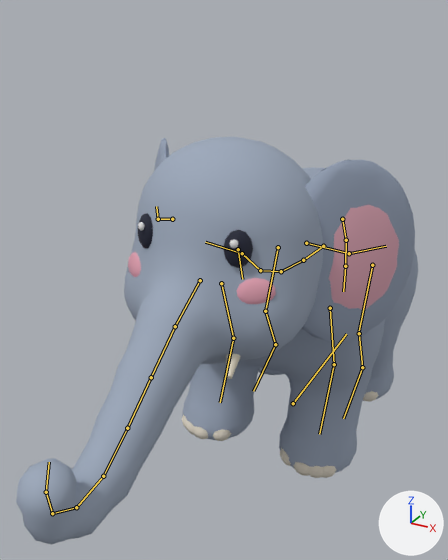
What one commit did to the glTF model public/models/zoo-3d/elephant.glb.
Before and after are seen from a camera (50 mm lens) standing at (1.3, -3.36, 2.49) and looking at (-0.13, -0.75, 1.19). The lights are fixed; the arrows at lower right show +X, +Y and +Z. The older version comes first. Both versions are drawn at frame 47 of the action 'Bath'; the numbers are the values there. The bones that change, and the others that lie on the model, are drawn over the model as lines.

In view in the first picture: 'elephant'.
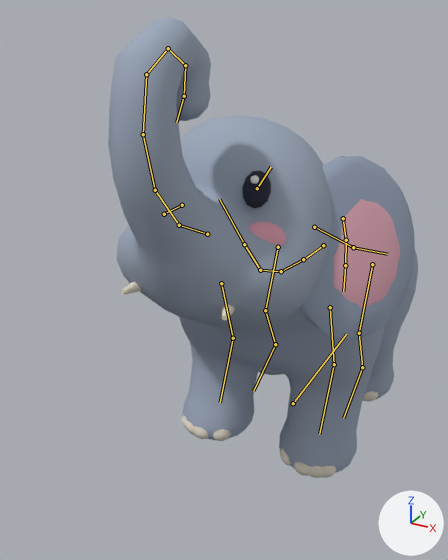
Pixel boxes (x1, y1, x2, y2) of what changed, in the pictures (448 x 560 px):
'elephant', posed (23% narrower, 13% taller): before (16, 136, 418, 544); after (108, 17, 418, 478)
bone 'neck', root to tip: before (260, 270) to (242, 253); after (260, 270) to (244, 244)
bone 'head', root to tip: before (242, 253) to (205, 242); after (244, 244) to (219, 199)
bone 'trunk_1', root to tip: before (200, 280) to (175, 326); after (207, 234) to (179, 225)
bone 'trunk_2', root to tip: before (175, 326) to (151, 377); after (179, 225) to (155, 190)
bone 'trunk_3', root to tip: before (151, 377) to (127, 428); after (155, 190) to (143, 134)
bone 'trunk_4', root to tip: before (127, 428) to (103, 476); after (143, 134) to (146, 74)
bone 'trunk_5', root to tip: before (103, 476) to (76, 507); after (146, 74) to (168, 48)
bone 'trunk_6', root to tip: before (76, 507) to (52, 513); after (168, 48) to (185, 65)
bone 'trunk_7', root to tip: before (52, 513) to (46, 492); after (185, 65) to (184, 96)

The change, as a list of edits to the scene's bpy script:
```text
Change bone_neck:
    where bone_neck = bpy.data.objects['elephant_rig'].pose.bones['neck']  # child of 'spine_2'
    bone_neck.rotation_quaternion: (1.0, 0.011, 0.0, 0.0) -> (0.998, -0.07, 0.0, 0.0)  # degrees (1, 0, 0) -> degrees (-8, 0, 0)
Change bone_head:
    where bone_head = bpy.data.objects['elephant_rig'].pose.bones['head']  # child of 'neck'
    bone_head.rotation_quaternion: (1.0, 0.003, 0.0, 0.0) -> (0.993, -0.122, 0.0, 0.0)  # degrees (0, 0, 0) -> degrees (-14, 0, 0)
Change bone_trunk_1:
    where bone_trunk_1 = bpy.data.objects['elephant_rig'].pose.bones['trunk_1']  # child of 'head'
    bone_trunk_1.rotation_quaternion: (0.986, -0.169, 0.0, 0.0) -> (0.893, -0.451, 0.0, 0.0)  # degrees (-19, 0, 0) -> degrees (-54, 0, 0)
Change bone_trunk_2:
    where bone_trunk_2 = bpy.data.objects['elephant_rig'].pose.bones['trunk_2']  # child of 'trunk_1'
    bone_trunk_2.rotation_quaternion: (0.989, -0.148, 0.0, 0.0) -> (0.917, -0.398, 0.0, 0.0)  # degrees (-17, 0, 0) -> degrees (-47, 0, 0)
Change bone_trunk_3:
    where bone_trunk_3 = bpy.data.objects['elephant_rig'].pose.bones['trunk_3']  # child of 'trunk_2'
    bone_trunk_3.rotation_quaternion: (0.992, -0.126, 0.0, 0.0) -> (0.939, -0.343, 0.0, 0.0)  # degrees (-14, 0, 0) -> degrees (-40, 0, 0)
Change bone_trunk_4:
    where bone_trunk_4 = bpy.data.objects['elephant_rig'].pose.bones['trunk_4']  # child of 'trunk_3'
    bone_trunk_4.rotation_quaternion: (0.995, -0.099, 0.0, 0.0) -> (0.958, -0.288, 0.0, 0.0)  # degrees (-11, 0, 0) -> degrees (-33, 0, 0)
Change bone_trunk_5:
    where bone_trunk_5 = bpy.data.objects['elephant_rig'].pose.bones['trunk_5']  # child of 'trunk_4'
    bone_trunk_5.rotation_quaternion: (1.0, -0.021, 0.0, 0.0) -> (0.973, -0.232, 0.0, 0.0)  # degrees (-2, 0, 0) -> degrees (-27, 0, 0)
Change bone_trunk_6:
    where bone_trunk_6 = bpy.data.objects['elephant_rig'].pose.bones['trunk_6']  # child of 'trunk_5'
    bone_trunk_6.rotation_quaternion: (1.0, 0.001, 0.0, 0.0) -> (0.985, -0.174, 0.0, 0.0)  # degrees (0, 0, 0) -> degrees (-20, 0, 0)
Change bone_trunk_7:
    where bone_trunk_7 = bpy.data.objects['elephant_rig'].pose.bones['trunk_7']  # child of 'trunk_6'
    bone_trunk_7.rotation_quaternion: (1.0, 0.018, 0.0, 0.0) -> (0.993, -0.117, 0.0, 0.0)  # degrees (2, 0, 0) -> degrees (-13, 0, 0)
```
